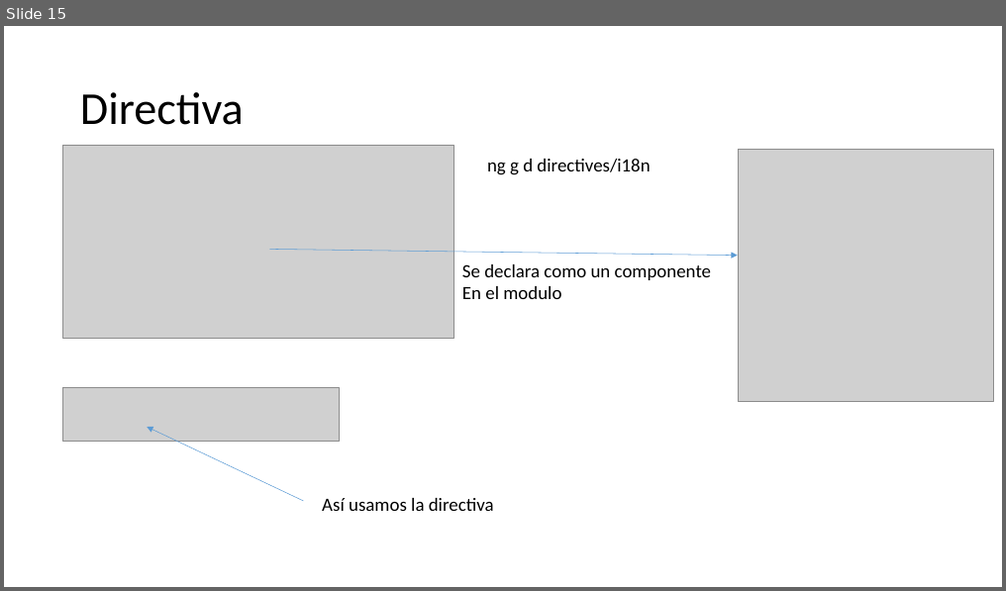
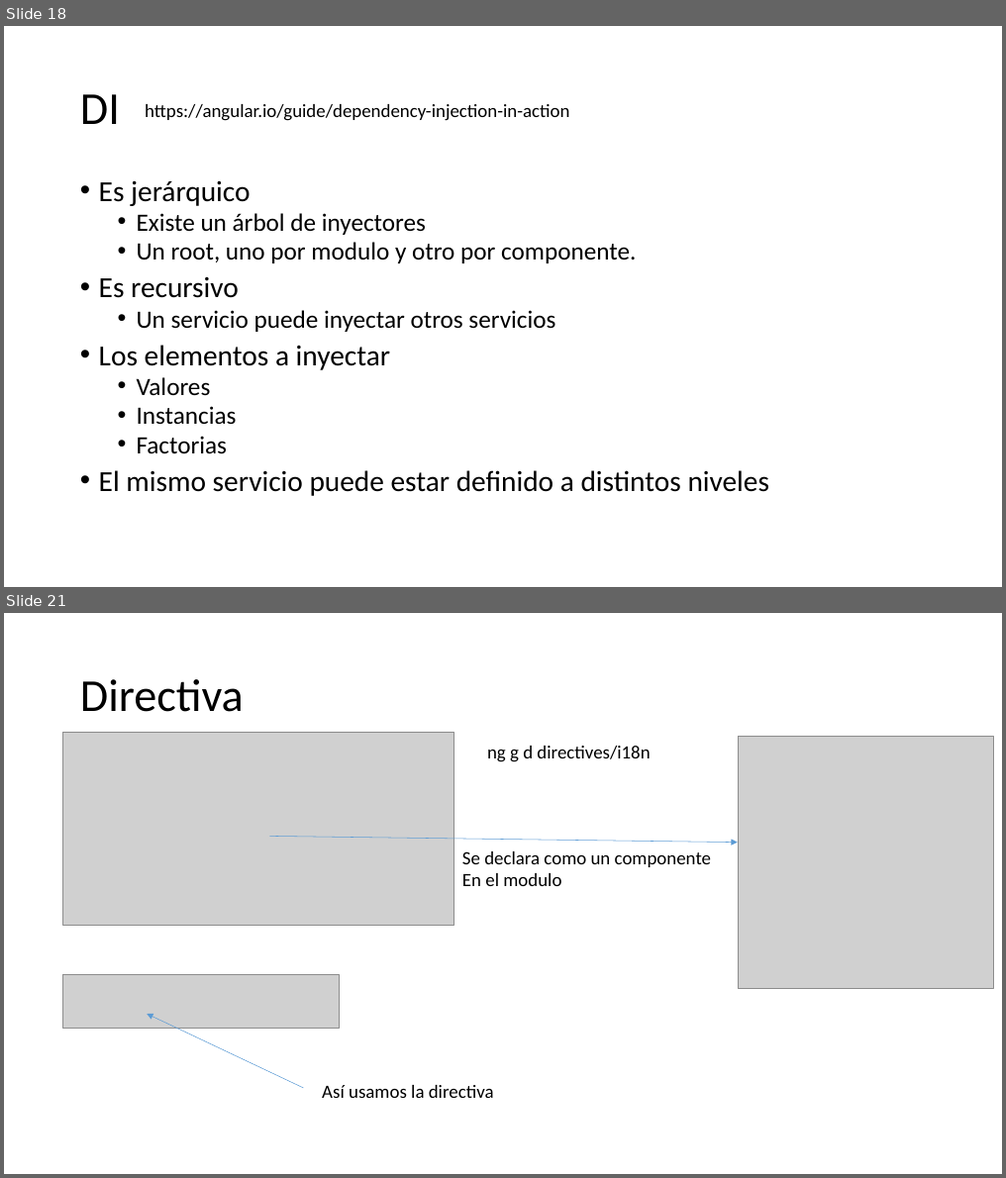
Before and after one commit to Jviejo/frontent, a slide deck: doc/pec3.pptx. Shown one above the other, each under a label of ours: slide 15 before the commit, slides 18 and 21 after it; the slides between them are not shown. The pictures are 1006x591 and 1006x1178 pixels, drawn with LibreOffice and Linux fonts; fonts in the diff are those of the drawing; grey boxes stand for pictures. Boxes give left, top, right and bottom in pixels: in the first picture for what was removed or moved away, otherwise in the second. Text is boxed around its words. In the diff, an @@ line names an element or a change of style, - is before the commit and + after.

Commit message:
servicio

```diff
--- a/doc/pec3.pptx
+++ b/doc/pec3.pptx
@@ slide 18 added at (x1=4, y1=26, x2=1002, y2=587), background #FFFFFF @@
@@ title added at (x1=80, y1=94, x2=120, y2=124), 44 pt, text #000000 @@
+DI
@@ text added at (x1=145, y1=104, x2=569, y2=121), 18 pt, text #000000 @@
+https://angular.io/guide/dependency-injection-in-action
@@ text added at (x1=99, y1=180, x2=770, y2=496), 24 pt, text #000000 @@
+• Es jerárquico
+  • Existe un árbol de inyectores
+  • Un root, uno por modulo y otro por componente.
+• Es recursivo
+  • Un servicio puede inyectar otros servicios
+• Los elementos a inyectar
+  • Valores
+  • Instancias
+  • Factorias
+• El mismo servicio puede estar definido a distintos niveles
@@ what was slide 15 is now slide 21 @@
```
Also in this commit, not shown: 5 other slides added, 15 other files.
